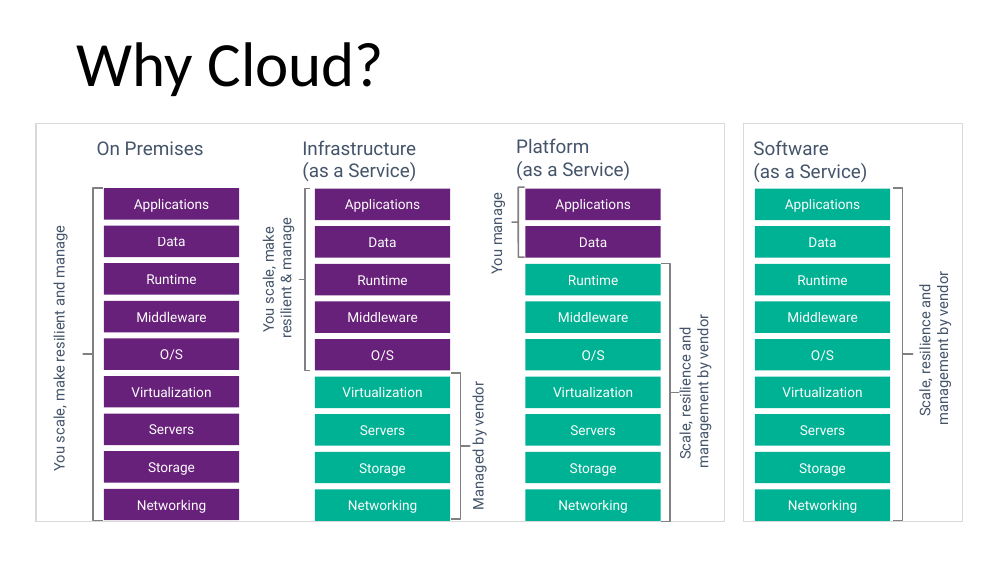
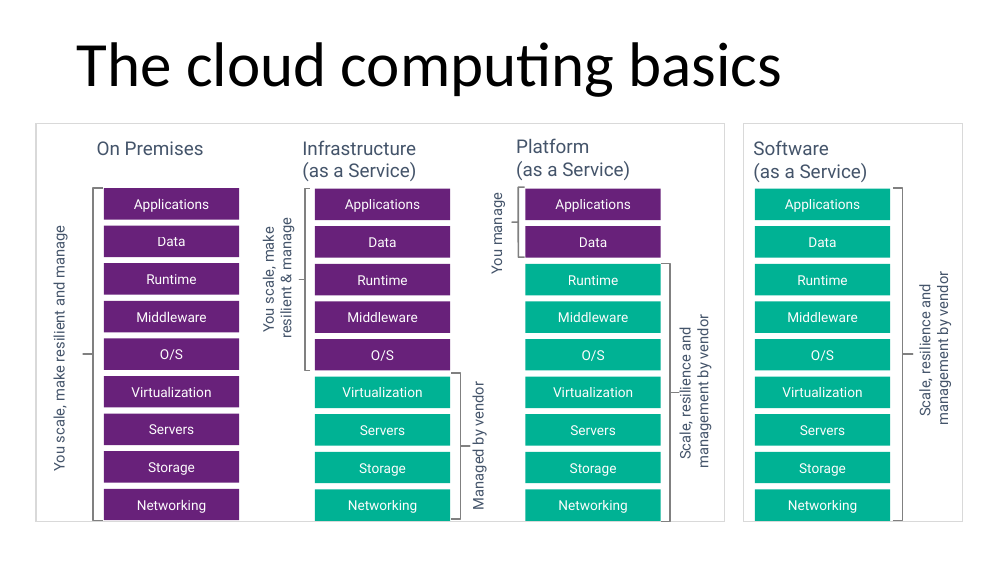
Before and after one commit to kunal-chowdhury/Public-Speakings, a slide deck: slide 7 of 20171215-15-Dec-2017, Digital Summit 2017, Vizag/Building cloud enabled applications using Windows Azure.pptx (slide 5 before the commit). Drawn at 1008x567 pixels with LibreOffice and Linux fonts; fonts in the diff are those of the drawing. Boxes give left, top, right and bottom in pixels: in the first picture for what was removed or moved away, otherwise in the second. Text is boxed around its words. In the diff, an @@ line names an element or a change of style, - is before the commit and + after.

Commit message:
Updated the slide 'Building cloud enabled applications using Windows Azure'

```diff
--- a/20171215-15-Dec-2017, Digital Summit 2017, Vizag/Building cloud enabled applications using Windows Azure.pptx
+++ b/20171215-15-Dec-2017, Digital Summit 2017, Vizag/Building cloud enabled applications using Windows Azure.pptx
@@ title at (x1=77, y1=42, x2=783, y2=97): text changed @@
-Why Cloud?
+The cloud computing basics
```
Also in this commit, not shown: 6 other slides changed, 3 slides added.
